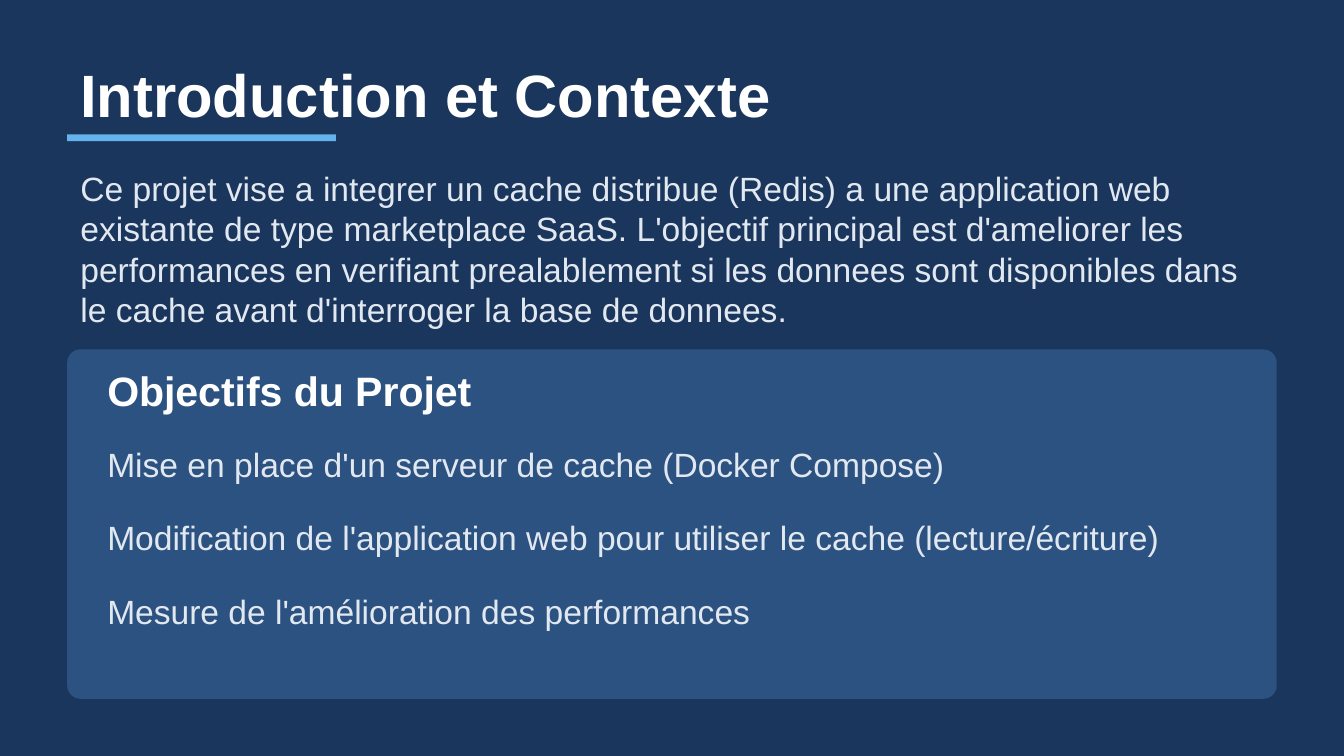
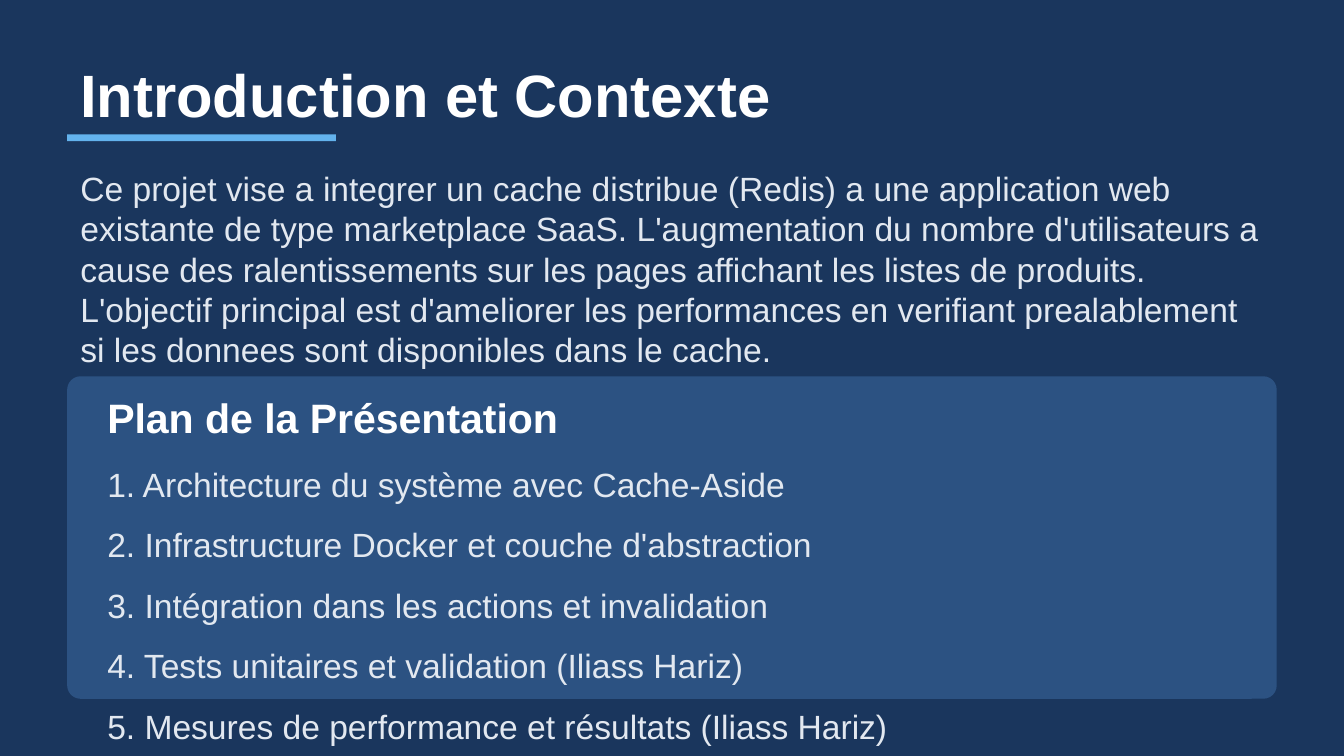
Before and after one commit to Zeinot/marketplace-saas, a slide deck: slide 2 of output/Presentation_Cache_Redis.pptx (slide 3 before the commit). Drawn at 1344x756 pixels with LibreOffice and Linux fonts; fonts in the diff are those of the drawing. Boxes give left, top, right and bottom in pixels: in the first picture for what was removed or moved away, otherwise in the second. Text is boxed around its words. In the diff, an @@ line names an element or a change of style, - is before the commit and + after.

```diff
--- a/output/Presentation_Cache_Redis.pptx
+++ b/output/Presentation_Cache_Redis.pptx
@@ text at [80, 176, 1258, 368]: text changed @@
-Ce projet vise a integrer un cache distribue (Redis) a une application web existante de type marketplace SaaS. L'objectif principal est d'ameliorer les performances en verifiant prealablement si les donnees sont disponibles dans le cache avant d'interroger la base de donnees.
+Ce projet vise a integrer un cache distribue (Redis) a une application web existante de type marketplace SaaS. L'augmentation du nombre d'utilisateurs a cause des ralentissements sur les pages affichant les listes de produits. L'objectif principal est d'ameliorer les performances en verifiant prealablement si les donnees sont disponibles dans le cache.
@@ rounded rectangle: place and size @@
-rounded rectangle at [67, 349, 1277, 699]
+rounded rectangle at [67, 376, 1277, 699]
@@ rounded rectangle at [67, 376, 1277, 699]: proportions changed @@
@@ text at [107, 403, 558, 434]: text changed @@
-Objectifs du Projet
+Plan de la Présentation
@@ text at [107, 472, 785, 503]: text changed @@
-Mise en place d'un serveur de cache (Docker Compose)
+1. Architecture du système avec Cache-Aside
@@ text at [107, 532, 811, 558]: text changed @@
-Modification de l'application web pour utiliser le cache (lecture/écriture)
+2. Infrastructure Docker et couche d'abstraction
@@ text at [107, 593, 768, 624]: text changed @@
-Mesure de l'amélioration des performances
+3. Intégration dans les actions et invalidation
@@ text added at [107, 653, 743, 684], 18 pt, text #E2E8F0 @@
+4. Tests unitaires et validation (Iliass Hariz)
@@ text added at [107, 714, 888, 745], 18 pt, text #E2E8F0 @@
+5. Mesures de performance et résultats (Iliass Hariz)
```
Also in this commit, not shown: 7 other slides changed, 1 slide added, 11 slides removed, 22 other files.
